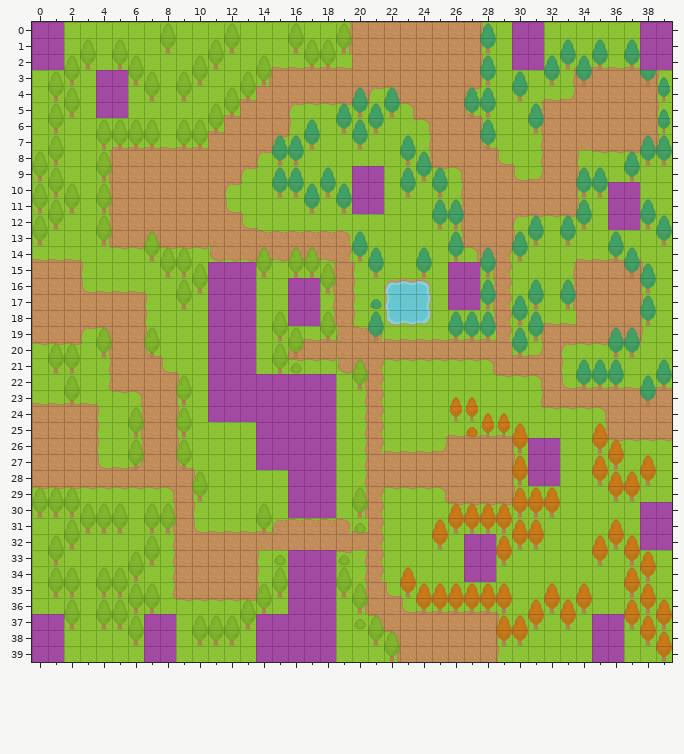
Tiled map (JSON) -- assets/maps/default.json. The picture above is the old version.
Cells are 64x64 px. Shown: x 0..39, y 0..39.
After the commit:
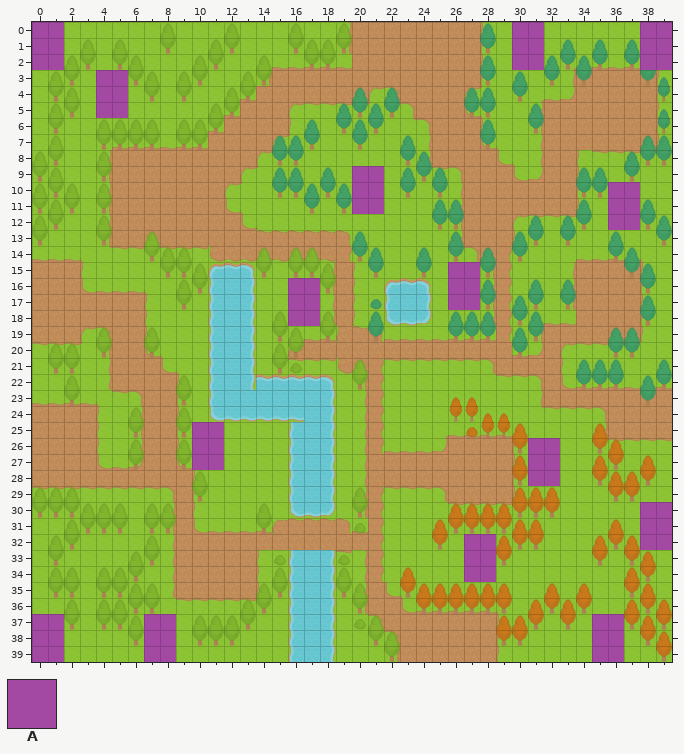
Key: from "collision": A 0.
_ is an empty cell.
The edit:
Layer "spawns":
The edit adds tile A in rows 25 to 27 at x 10 to 11.
The edit erases tile A in rows 15 to 21 at x 11 to 13; in rows 22 to 24 at x 11 to 18; in rows 25 to 27 at x 14 to 18; in rows 28 to 30 at x 16 to 18; in rows 33 to 36 at x 16 to 18; in rows 37 to 39 at x 14 to 18.
Changed places in both pictures, as pixel boxes (x1, y1, x2, y2):
changed: (192, 262, 336, 518)
removed: (256, 550, 336, 662)
